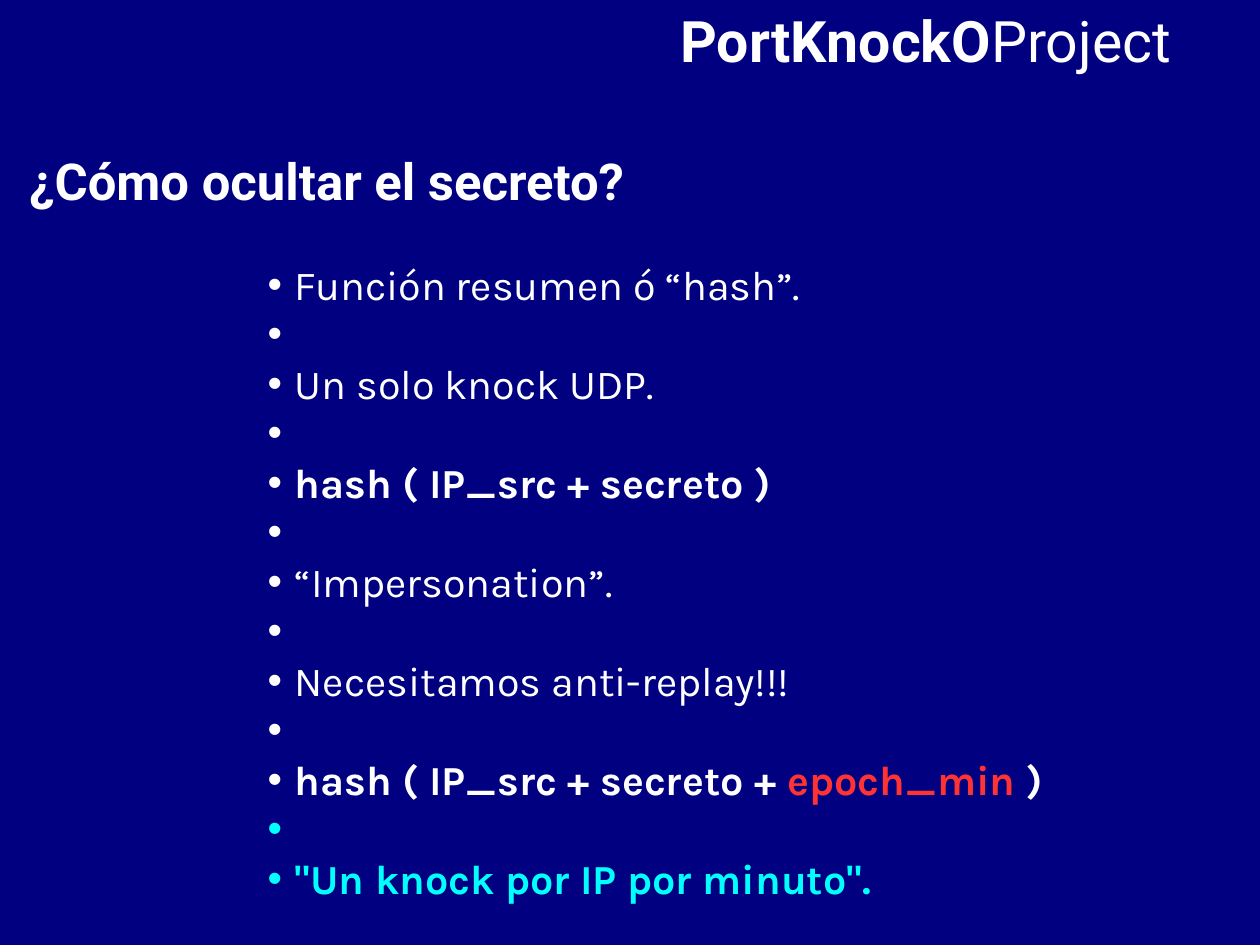
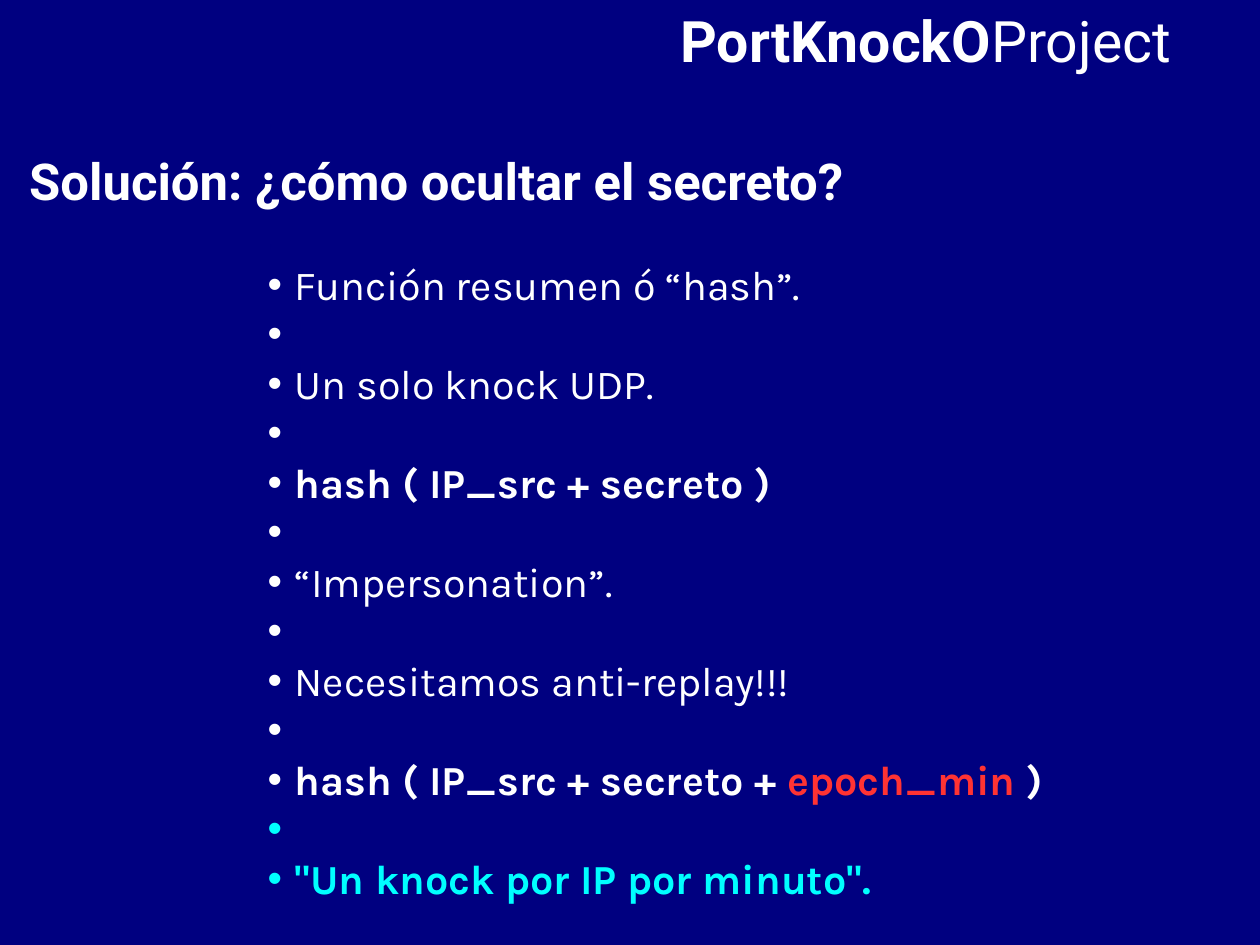
Before and after one commit to BackupTheBerlios/portknocko-svn, a slide deck: slide 11 of trunk/jornadas/jornadas.odp (slide 10 before the commit). Drawn at 1260x945 pixels with LibreOffice and Linux fonts; fonts in the diff are those of the drawing. Boxes give left, top, right and bottom in pixels: in the first picture for what was removed or moved away, otherwise in the second. Text is boxed around its words. In the diff, an @@ line names an element or a change of style, - is before the commit and + after.

```diff
--- a/trunk/jornadas/jornadas.odp
+++ b/trunk/jornadas/jornadas.odp
@@ text at (29, 162, 843, 210): text changed @@
-¿Cómo ocultar el secreto?
+Solución: ¿cómo ocultar el secreto?
```
Also in this commit, not shown: 1 other slide changed, 1 slide added, 1 other file.
